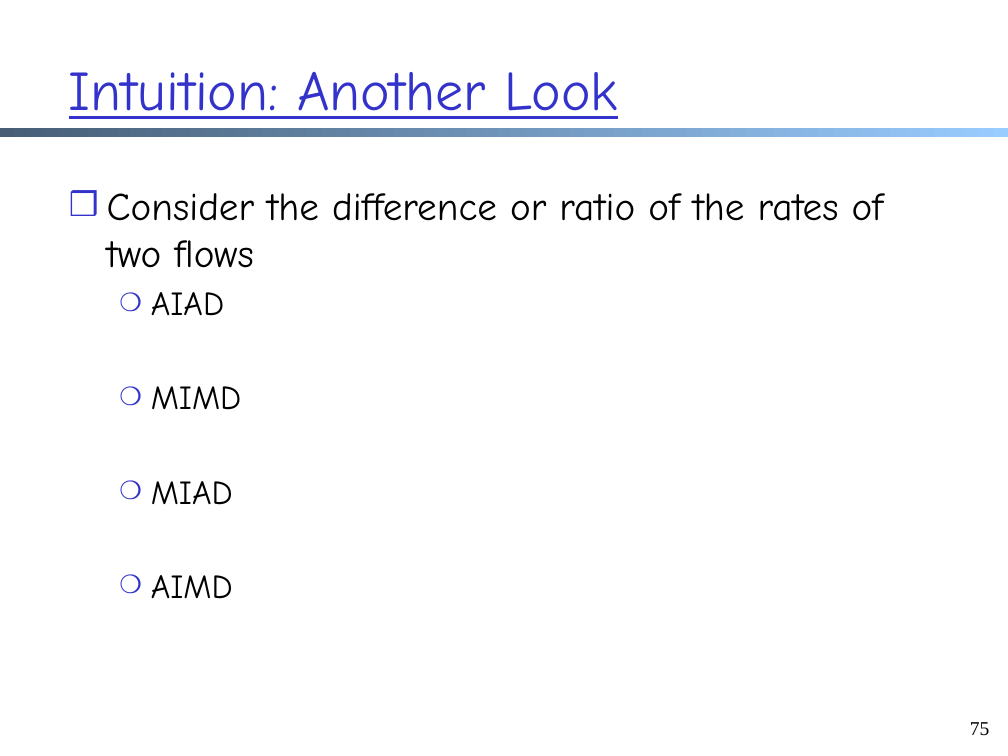
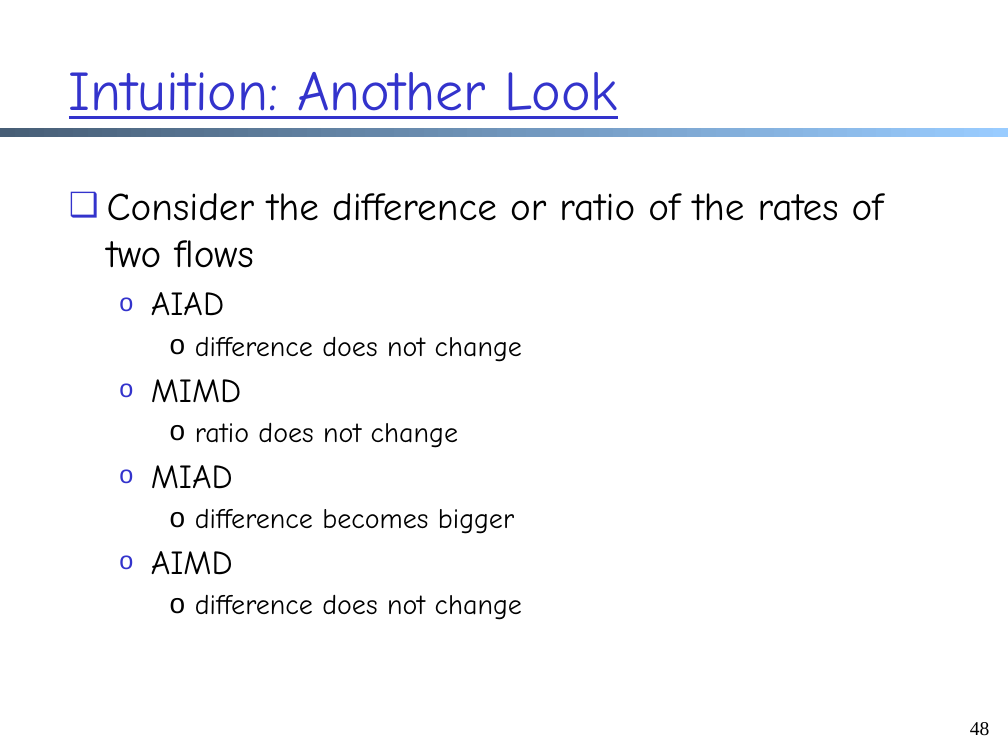
Before and after one commit to xiangq27/xiangq27.github.io, a slide deck: slide 48 of courses/cnns-xmuf21/files/lectures/transport-cc-aimd-reno.pptx (slide 75 before the commit). Drawn at 1008x756 pixels with LibreOffice and Linux fonts; fonts in the diff are those of the drawing. Boxes give left, top, right and bottom in pixels: in the first picture for what was removed or moved away, otherwise in the second. Text is boxed around its words. In the diff, an @@ line names an element or a change of style, - is before the commit and + after.

```diff
--- a/courses/cnns-xmuf21/files/lectures/transport-cc-aimd-reno.pptx
+++ b/courses/cnns-xmuf21/files/lectures/transport-cc-aimd-reno.pptx
@@ text at (107, 193, 883, 575): bullet ❒ to ❑; bullet ❍ to o @@
@@ text at (195, 337, 522, 362): paragraph added @@
+    o difference does not change
@@ text at (195, 423, 458, 448): paragraph added @@
+    o ratio does not change
@@ text at (195, 509, 514, 534): paragraph added @@
+    o difference becomes bigger
@@ text at (195, 595, 522, 620): paragraph added @@
+    o difference does not change
@@ page number at (970, 722, 990, 736): text changed @@
-75
+48
```
Also in this commit, not shown: 29 other slides changed, 5 slides added, 30 slides removed, 13 other files.
